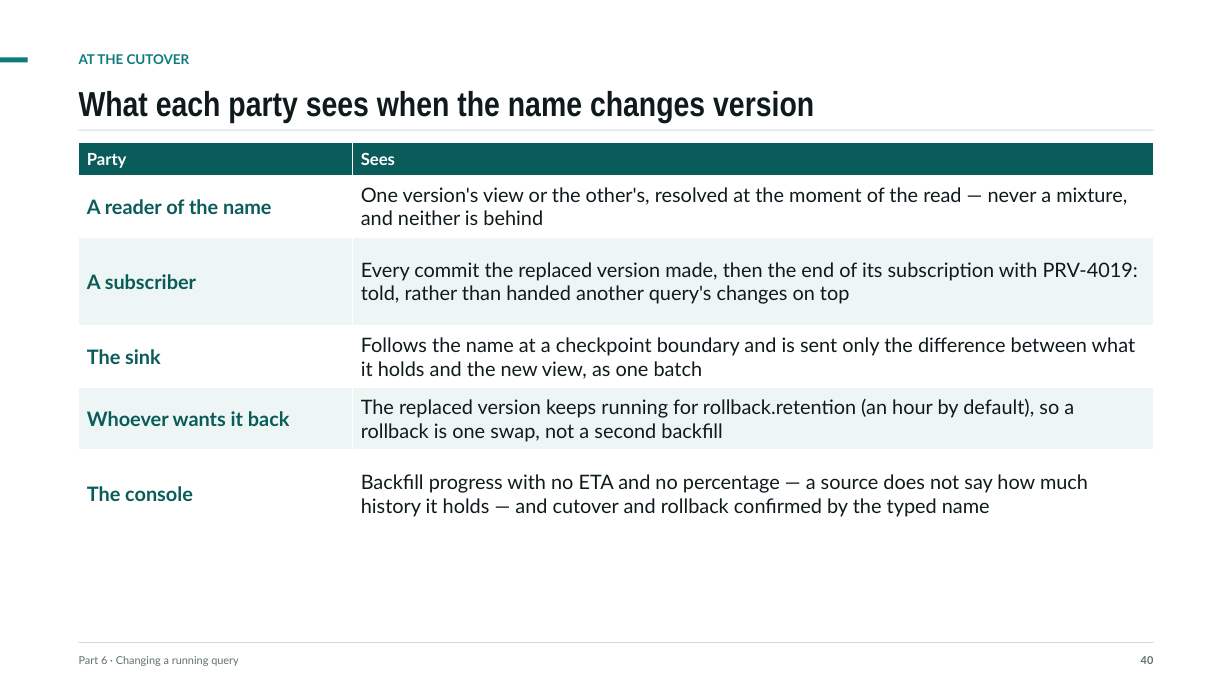
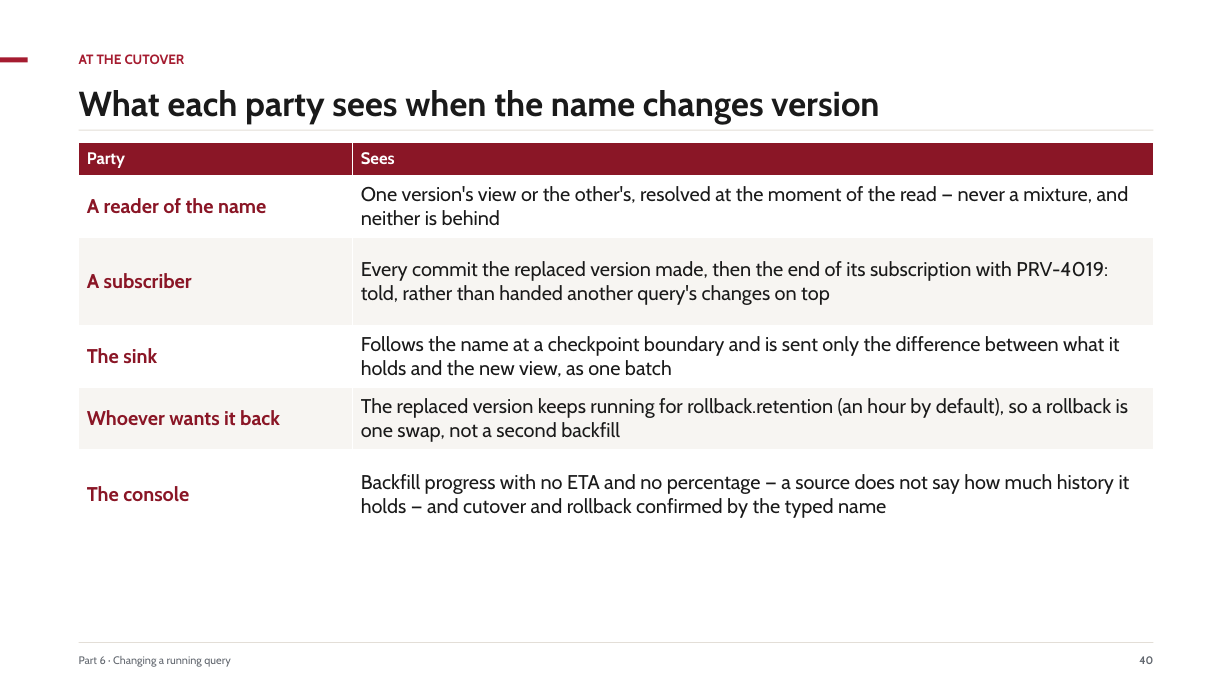
Before and after one commit to ajsinha/pravaha, a slide deck: slide 40 of docs/Pravaha-Continuous-SQL-Engine-Design-and-Evidence.pptx. Drawn at 1232x693 pixels with LibreOffice and Linux fonts; fonts in the diff are those of the drawing. Boxes give left, top, right and bottom in pixels: in the first picture for what was removed or moved away, otherwise in the second. Text is boxed around its words. In the diff, an @@ line names an element or a change of style, - is before the commit and + after.

Commit message:
Crimson is the brand: the deck, the brand guide and the mark follow the console
The owner's choice (2026-09-28). The deck is rebuilt in the console's crimson and Source
faces (audit clean, 75 slides); brand/README.md and logo, mark and favicon SVGs move from
verdigris to crimson. ARCHITECTURE no longer calls lane sharing off by default.

```diff
--- a/docs/Pravaha-Continuous-SQL-Engine-Design-and-Evidence.pptx
+++ b/docs/Pravaha-Continuous-SQL-Engine-Design-and-Evidence.pptx
@@ rectangle at [0, 57, 28, 63]: fill #0E7C7B to #A51C30 @@
@@ text "AT THE CUTOVER" at [79, 54, 185, 64]: font Lato to Cabin, text colour #0E7C7B to #A51C30 @@
@@ text "What each party sees when ..." at [79, 90, 879, 124]: font Arial Narrow to Cabin, text colour #0F1A1C to #1A1A1A @@
@@ table at [79, 142, 1154, 538] @@
@@ fill #0A5C5B to #8A1626 in row 1 @@
@@ fill #EEF6F5 to #F7F5F2 in 4 cells @@
@@ font Lato to Cabin @@
@@ text colour #0A5C5B to #8A1626 in "A reader of the name", "A subscriber", "The sink", "Whoever wants it back" and 1 more places @@
@@ text colour #0F1A1C to #1A1A1A in "One version's view or the other's, resolved ...", "Every commit the replaced version made, then ...", "Follows the name at a checkpoint boundary ...", "The replaced version keeps running for rollback.retention ..." and 1 more places @@
@@ text "Part 6 · Changing a ..." at [79, 656, 230, 666]: font Lato to Cabin, text colour #5F6E71 to #61666E @@
@@ rectangle at [79, 642, 1153, 643]: fill #CFDADA to #E3DED7 @@
@@ text "40" at [1139, 656, 1153, 664]: font Lato to Cabin, text colour #5F6E71 to #61666E @@
```
Also in this commit, not shown: 74 other slides changed, 10 other files.
